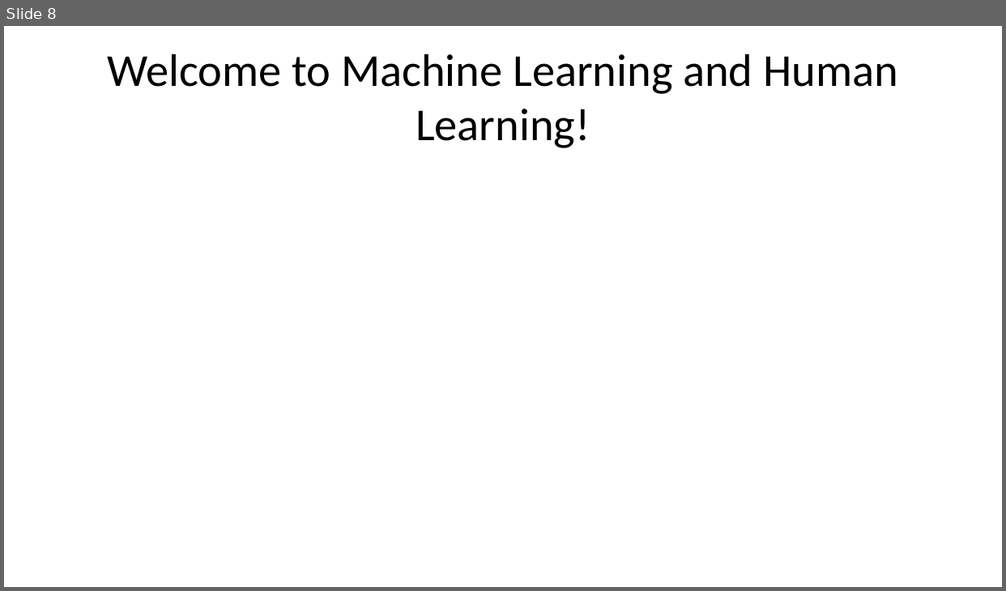
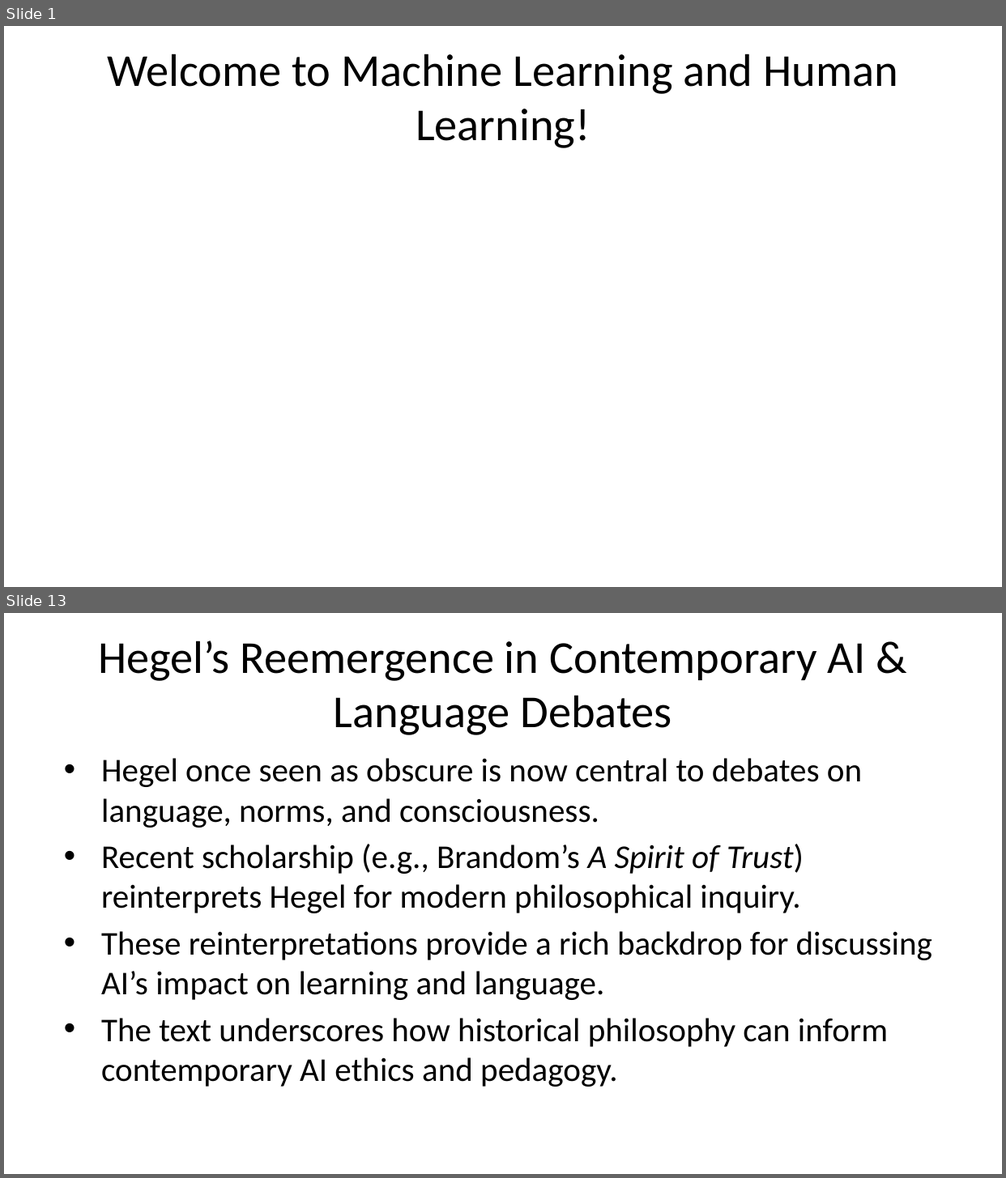
Before and after one commit to liammagee/machinespirits-content-philosophy, a slide deck: courses/479-fall-2026/479-lecture-1.pptx. Shown one above the other, each under a label of ours: slide 8 before the commit, slides 1 and 13 after it; the slides between them are not shown. The pictures are 1006x591 and 1006x1178 pixels, drawn with LibreOffice and Linux fonts; fonts in the diff are those of the drawing. Boxes give left, top, right and bottom in pixels: in the first picture for what was removed or moved away, otherwise in the second. Text is boxed around its words. In the diff, an @@ line names an element or a change of style, - is before the commit and + after.

```diff
--- a/courses/479-fall-2026/479-lecture-1.pptx
+++ b/courses/479-fall-2026/479-lecture-1.pptx
@@ slide 13 added at <box>4,613,1002,1174</box>, background #FFFFFF @@
@@ title added at <box>98,641,866,735</box>, 33 pt, text #000000 @@
+Hegel’s Reemergence in Contemporary AI & Language Debates
@@ text added at <box>101,758,932,1087</box>, 24 pt, text #000000 @@
+• Hegel once seen as obscure is now central to debates on language, norms, and consciousness.
+• Recent scholarship (e.g., Brandom’s A Spirit of Trust) reinterprets Hegel for modern philosophical inquiry.
+• These reinterpretations provide a rich backdrop for discussing AI’s impact on learning and language.
+• The text underscores how historical philosophy can inform contemporary AI ethics and pedagogy.
@@ what was slide 8 is now slide 1 @@
```
Also in this commit, not shown: 8 slides changed, 12 other slides added, 6 slides removed, 1 other file.
